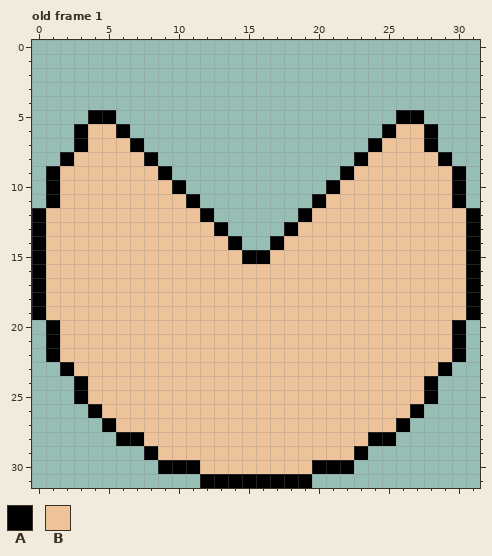
Edited in one commit: pixel-art file (DropTheSnacks_OpenCV/Aseprite/tmp_character_000.aseprite). That is the earlier state.
32x32 pixels, 1 frame. Shown: old frame 1. The commit also changed other frames, which this record leaves out.
Palette (. is transparent): A #000000  B #eec39a
Pixels before, old frame 1, first column x 0:
 5 ....AA....................AA....
 6 ...ABBA..................ABBA...
 7 ...ABBBA................ABBBA...
 8 ..ABBBBBA..............ABBBBBA..
 9 .ABBBBBBBA............ABBBBBBBA.
10 .ABBBBBBBBA..........ABBBBBBBBA.
11 .ABBBBBBBBBA........ABBBBBBBBBA.
12 ABBBBBBBBBBBA......ABBBBBBBBBBBA
13 ABBBBBBBBBBBBA....ABBBBBBBBBBBBA
14 ABBBBBBBBBBBBBA..ABBBBBBBBBBBBBA
15 ABBBBBBBBBBBBBBAABBBBBBBBBBBBBBA
16 ABBBBBBBBBBBBBBBBBBBBBBBBBBBBBBA
17 ABBBBBBBBBBBBBBBBBBBBBBBBBBBBBBA
18 ABBBBBBBBBBBBBBBBBBBBBBBBBBBBBBA
19 ABBBBBBBBBBBBBBBBBBBBBBBBBBBBBBA
20 .ABBBBBBBBBBBBBBBBBBBBBBBBBBBBA.
21 .ABBBBBBBBBBBBBBBBBBBBBBBBBBBBA.
22 .ABBBBBBBBBBBBBBBBBBBBBBBBBBBBA.
23 ..ABBBBBBBBBBBBBBBBBBBBBBBBBBA..
24 ...ABBBBBBBBBBBBBBBBBBBBBBBBA...
25 ...ABBBBBBBBBBBBBBBBBBBBBBBBA...
26 ....ABBBBBBBBBBBBBBBBBBBBBBA....
27 .....ABBBBBBBBBBBBBBBBBBBBA.....
28 ......AABBBBBBBBBBBBBBBBAA......
29 ........ABBBBBBBBBBBBBBA........
30 .........AAABBBBBBBBAAA.........
31 ............AAAAAAAA............
Once edited:
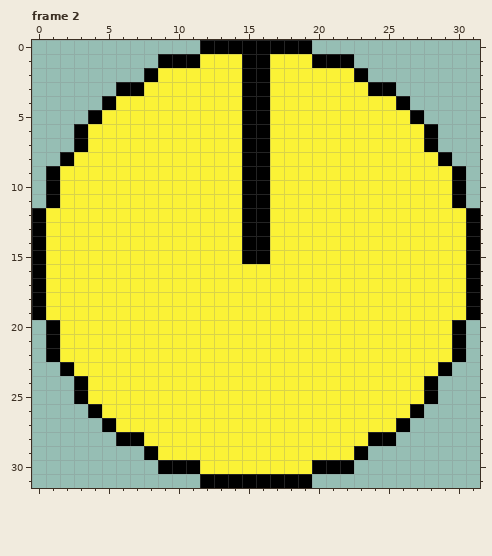
A new or re-ordered frame is compared with the old frame closest to it.
Edits made:
{"change": "frames 1 -> 2"}
{"colour":"B","old":"#eec39a","new":"#fbf236"}
{"where": "frame 2 is new; against old frame 1"}
{"frame":2,"y":0,"x":12,"old":"........","new":"AAAAAAAA"}
{"frame":2,"y":1,"x":9,"old":"..............","new":"AAABBBAABBBAAA"}
{"frame":2,"y":2,"x":8,"old":"................","new":"ABBBBBBAABBBBBBA"}
{"frame":2,"y":3,"x":6,"old":"....................","new":"AABBBBBBBAABBBBBBBAA"}
{"frame":2,"y":4,"x":5,"old":"......................","new":"ABBBBBBBBBAABBBBBBBBBA"}
{"frame":2,"y":5,"x":5,"old":"A....................A","new":"BBBBBBBBBBAABBBBBBBBBB"}
{"frame":2,"y":6,"x":6,"old":"A..................A","new":"BBBBBBBBBAABBBBBBBBB"}
{"frame":2,"y":7,"x":7,"old":"A................A","new":"BBBBBBBBAABBBBBBBB"}
{"frame":2,"y":8,"x":8,"old":"A..............A","new":"BBBBBBBAABBBBBBB"}
{"frame":2,"y":9,"x":9,"old":"A............A","new":"BBBBBBAABBBBBB"}
{"frame":2,"y":10,"x":10,"old":"A..........A","new":"BBBBBAABBBBB"}
{"frame":2,"y":11,"x":11,"old":"A........A","new":"BBBBAABBBB"}
{"frame":2,"y":12,"x":12,"old":"A......A","new":"BBBAABBB"}
{"frame":2,"y":13,"x":13,"old":"A....A","new":"BBAABB"}
{"frame":2,"y":14,"x":14,"old":"A..A","new":"BAAB"}
{"label":"changed","picture_box":[46,40,466,474]}
